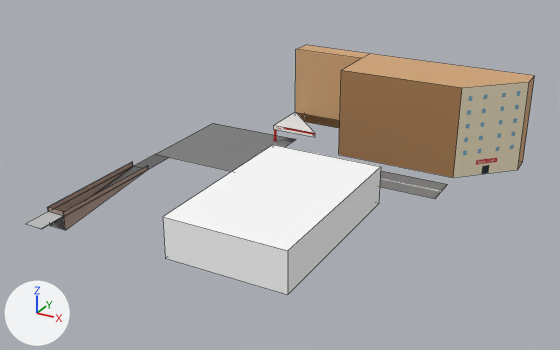
A saved change to the Blender file assets/models/chunks/arch.blend.
The view is the same before and after, from a camera (50 mm lens) standing at (92.8, -143.2, 67.3) and looking at (23.5, -17.2, 4.3). Arrows for +X, +Y and +Z are at lower left; the lights stay in place. The picture after the commit comes second. Mesh edges are drawn as thin lines. Objects named as collision shapes, trigger or cutter boxes, shadow casters or lower levels of detail are left out.

Names of what the first picture shows: 'Avenue', 'Flats', 'Garage', 'GasBanner', 'Police', 'Roundabout' and 1 more.
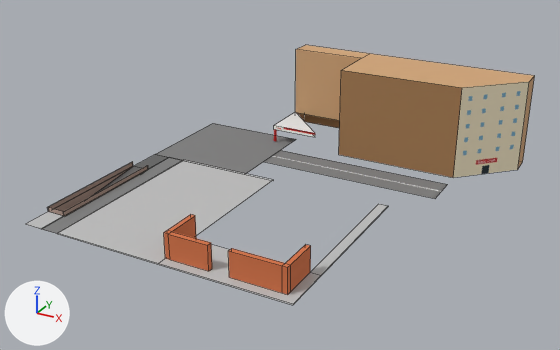
Location of each change, [x1, y1, x2, y2] in pixels of the pictures (560 x 350 px; the box of a moved part takes in the faces that stretch with it):
'Police', hidden
    before: [163, 145, 381, 295]
'Sidewalk', shown
    after: [42, 157, 388, 305]
'Secret', added (orange)
    after: [164, 214, 311, 295]
part 2 of me_plane_009, moved or reshaped (not visible before)
    after: [58, 160, 388, 305]
'Avenue', unchanged, uncovered by the edit
    before: [380, 171, 448, 199]
    after: [264, 150, 448, 199]

What changed in the scene script:
```text
Add mat_material_006:
    mat_material_006 = principled_material('Material.006')
    mat_material_006.base_color = (0.672, 0.175, 0.063)  # orange #d67447
    mat_material_006.roughness = 1.0
Change me_plane_005:
    used by ob_police; location = (31.0, -12.0, 0.2); rotation_euler = (0.0, 0.0, 3.142), in degrees (0, 0, 180)
    remove me_plane_005.from_pydata(...)  # 9 vertices, 5 faces; spans x -12.0..12.0, y 0.0..38.0, z 0.0..8.0
    add me_plane_005.from_pydata(...)  # 9 vertices, 5 faces; spans x -12.0..12.0, y 0.0..30.0, z 0.0..8.0
    me_plane_005 part 1: the whole mesh is scaled about the mesh origin by (1, 0.789, 1)
Change me_plane_009:
    where me_plane_009.from_pydata(...)  # 17 vertices, 8 faces; spans x -47.0..6.0, y -39.0..1.0, z -0.2..0.0
    used by ob_sidewalk; location = (39.0, -13.0, 0.2)
    before: 0 (4.0, -37.0, 0.0) at pixel (287, 294), 1 (6.0, -37.0, 0.0), 5 (-20.0, -37.0, 0.0) at pixel (165, 258)
    me_plane_009 part 2
    add for i in [0, 1, 5]: me_plane_009.vertices[i].co += Vector((0.0, 8.0, 0.0))
Add me_plane_025:
    me_plane_025.from_pydata(...)  # 34 vertices, 21 faces; spans x -5.0..19.0, y 0.0..8.0, z 0.0..5.0
    me_plane_025.materials.append(mat_material_006)  # orange #d67447
Change ob_police:
    add ob_police.hide_set(True)
Change ob_sidewalk:
    remove ob_sidewalk.hide_set(True)
Add ob_secret:
    ob_secret = bpy.data.objects.new('Secret', me_plane_025)
    ob_secret.location = (24.0, -50.0, 0.2)
```
